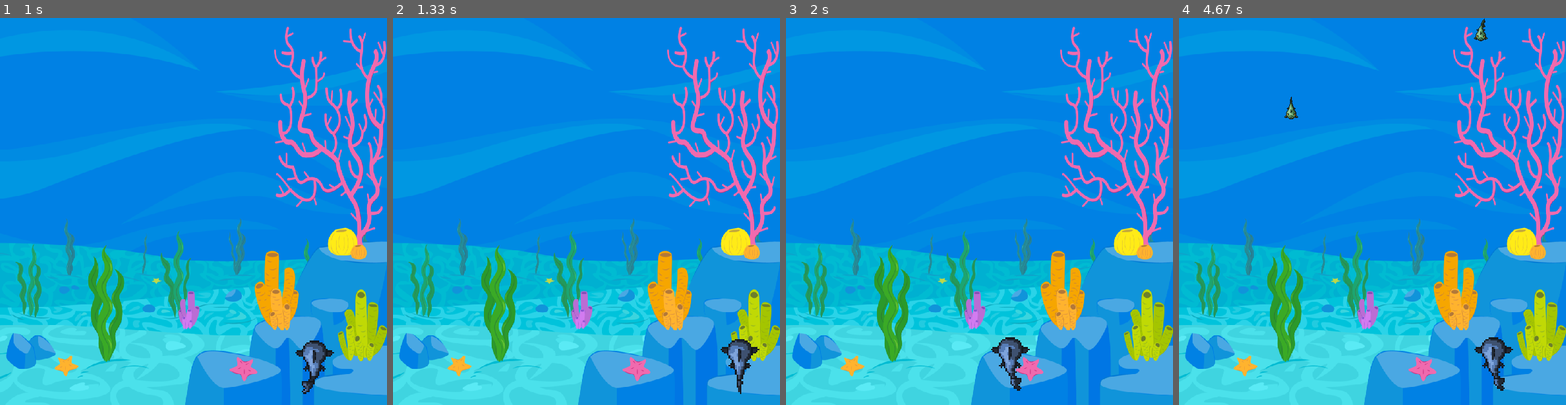
Above: before the commit, frames 1-4 (left to right).
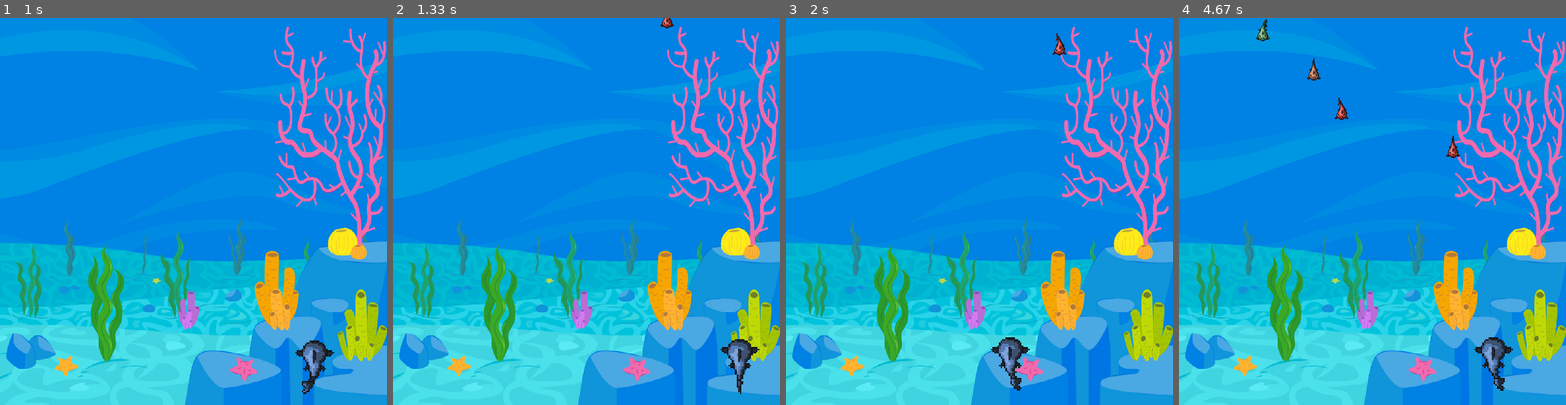
Above: after the commit, the same moments.

Repository: nd-dew/BigFish
Game: pygame game, started from main.py
Two runs of this game, one before a commit and one after it. Both use one fixed random seed, a clock stepped at 60 frames per second and the inputs below.
Inputs:
- Up to frame 1 (1 s): hold Right 0.33-0.8 s; hold Right from 0.83 s (still down)
- Up to frame 2 (1.33 s): release Right at 1.3 s
- Up to frame 3 (2 s): hold Left 1.33-1.87 s; hold Left from 1.9 s (still down)
- Up to frame 4 (4.67 s): release Left at 2.3 s; hold Right 2.33-2.97 s; hold Left 3-3.47 s; hold Right 3.5-3.97 s; hold Right 4-4.47 s; hold Left from 4.5 s (still down)

Frame 1 is identical in both runs. In frame 2, less than 0.1% of the frame differs, in the area x 69-73%, y 0-3%; in frame 3, less than 0.1%; in frame 4, 0.6%, in the area x 19-80%, y 0-37%.

Commit message:
Restructuring mostly ENEMY

Diff:
--- a/src/biggerFish.py
+++ b/src/biggerFish.py
@@ -16,14 +16,17 @@
         icon = pygame.image.load(self.settings.logo_path)
         pygame.display.set_icon(icon)
         self.screen = pygame.display.set_mode(self.settings.screen_size)  # screen is a tuple of width and height
+        self.bg_img = pygame.image.load(self.settings.bg_img_path)
+        self.bg_img = pygame.transform.scale(self.bg_img, self.settings.screen_size)
 
         self.clock = pygame.time.Clock()  # for frames per second/ delay?
         #self.start_time = 0
 
         self.score = 0  # initializing counter
 
-        self.enemies = [] # array of enemies
-        self.spawn_rate = 2000 # initial spawn rate
+        self.enemies = [] # initializing the array of enemies
+
+        self.spawn_rate = 1000 # initial spawn rate - MOVE TO SETTINGS?
         self.SPAWN_EVENT = pygame.USEREVENT
         pygame.time.set_timer(self.SPAWN_EVENT, self.spawn_rate)
 
@@ -32,13 +35,12 @@
 
         self.controls= Controls()
 
-        self.bg_img = pygame.image.load(self.settings.bg_img_path)
-        self.bg_img = pygame.transform.scale(self.bg_img, self.settings.screen_size)
-
     def run_game(self):
         while self.running:  # Start of the game's main loop
             self.check_events()  # Event loop
             self.player.update(self.controls.what_fish_should_do())  # Checking the update method in PLAYER each loop.
+            for enem in self.enemies: # Can be reduced with sprite.group
+                enem.update()
             self.screen_update()  # Updating screen
             self.clock.tick(self.settings.FPS)
             #self.start_time = pygame.time.get_ticks()
@@ -48,7 +50,8 @@
     # def spawn(self):
     #     if self.start_time > self.spawn_rate:
     #         self.enemies.append(enemy.Enemy(self))
-
+    def spawn_enemies(self):
+        self.enemies.append(enemy.Enemy(self))  # adding enemies
 
     def check_events(self):
         for event in pygame.event.get():
@@ -75,16 +78,14 @@
                     self.controls.left_up()
 
             if event.type == self.SPAWN_EVENT:
-                self.enemies.append(enemy.Enemy(self))
+                # self.enemies.append(enemy.Enemy(self)) # adding enemies
+                self.spawn_enemies()
 
     def screen_update(self):
         self.screen.fill(self.settings.bg_color)  # Redrawing the background each pass
         self.screen.blit(self.bg_img, [0,0])
         self.player.blit_player()  # drawing our fish on top of our background
-
-        for enem in self.enemies:
+        for enem in self.enemies: # Can be reduced with sprite.group
             enem.blit_enemy()
 
-        #self.enemy.blit_enemy()
-        # blit enemies in the screen (iterate over self.enemies )
         pygame.display.flip()  # TODO change to update
--- a/src/controls.py
+++ b/src/controls.py
@@ -1,4 +1,6 @@
 from src.state import State
+from enum import Enum
+
 
 class Controls():
     """
@@ -11,8 +13,12 @@
     """
 
     def __init__(self):
-        self.right=False
-        self.left=False
+        self.right = False
+        self.left = False
+
+        #self.stop_ = 1
+        #self.left_ = 2
+        #self.right_ = 3
 
     def __str__(self):
         return f'right={self.right}, left={self.left}'
@@ -28,7 +34,6 @@
 
     def left_up(self):
         self.left = False
-
 
     def what_fish_should_do(self):
         """
@@ -47,10 +52,10 @@
         elif self.left and not self.right:
             return State.left
 
-        #Pressed both keys
+        # Pressed both keys
         elif self.left and self.right:
             return State.stop
 
-        #Nothhing pressed
+        # Nothing pressed
         else:
             return State.stop
--- a/src/enemy.py
+++ b/src/enemy.py
@@ -3,20 +3,25 @@
 
 class Enemy():
     def __init__(self, game):
+        rand_index = randrange(len(game.settings.enemies))
         # This should generate enemy randomly
-        self.speed = 15
-        self.size = [48,48]
+        self.speed = game.settings.enemies[rand_index].speed
+        # self.size = [24, 48] # width, height
+        self.size = game.settings.enemies[rand_index].size
 
         self.screen = game.screen
         self.screen_rect = game.screen.get_rect() # creating the rectangle of the whole screen
 
+        # random_enemy = randrange(0,3)
         self.sprites = []
-        random_enemy = randrange(0,3)
-
+        self.sprites.append(pygame.image.load(game.settings.enemies[rand_index].img_path_R).convert())
+        self.sprites.append(pygame.image.load(game.settings.enemies[rand_index].img_path_S).convert())
+        self.sprites.append(pygame.image.load(game.settings.enemies[rand_index].img_path_L).convert())
+        """
         if random_enemy == 0:
-            self.sprites.append(pygame.image.load("resources/images/enemy1.png"))
-            self.sprites.append(pygame.image.load("resources/images/enemy2.png"))
-            self.sprites.append(pygame.image.load("resources/images/enemy3.png"))
+            self.sprites.append(pygame.image.load(game.settings.enemies[0].img_path_R))
+            self.sprites.append(pygame.image.load(game.settings.enemies[0].img_path_S))
+            self.sprites.append(pygame.image.load(game.settings.enemies[0].img_path_L))
         elif random_enemy == 1:
             self.sprites.append(pygame.image.load("resources/images/enemy4.png"))
             self.sprites.append(pygame.image.load("resources/images/enemy5.png"))
@@ -25,31 +30,25 @@
             self.sprites.append(pygame.image.load("resources/images/enemy7.png"))
             self.sprites.append(pygame.image.load("resources/images/enemy8.png"))
             self.sprites.append(pygame.image.load("resources/images/enemy9.png"))
+        """
+        self.current_sp = 0
+        self.img = self.sprites[self.current_sp]
+        self.rect = self.img.get_rect() # x,y, heights, width
+        self.screen_margin = self.size[0] // 2 # first element is width
+        self.x_pos = randrange(0+self.screen_margin, game.settings.screen_width-self.screen_margin)
+        self.y_pos = 0
+        self.rect.midbottom = (self.x_pos, self.y_pos)
 
-        self.current_sp = 0
-
-        self.img = self.sprites[self.current_sp]
-
-        #self.img = pygame.image.load("resources\images\enemy1.png")
-        self.rect = self.img.get_rect() # x,y, heights, width
-
-        self.random_x_pos = randrange(50,550)
-        self.y_pos = 0
-        self.rect.midbottom = (self.random_x_pos,self.y_pos)
+    def update(self):
+        self.y_pos += 1
+        self.sprite_image()
+        self.rect.midbottom = (self.x_pos, self.y_pos)
 
     def blit_enemy(self):
-        self.y_pos += 1
+        self.screen.blit(self.img, self.rect)  # blit() method draws the image on top
 
+    def sprite_image(self):
         self.current_sp += 0.3
         if self.current_sp >= len(self.sprites):
             self.current_sp = 0
         self.img = self.sprites[int(self.current_sp)]
-
-        self.rect.midbottom = (self.random_x_pos, self.y_pos)
-        self.screen.blit(self.img, self.rect)  # blit() method draws the image on top
-
-    # def update(self):
-    #     self.current_sp += 1
-    #     if self.current_sp >= len(self.sprites):
-    #         self.current_sp = 0
-    #     self.img = self.sprites[self.current_sp]
--- /dev/null
+++ b/src/enemyType.py
@@ -0,0 +1,9 @@
+class EnemyType():
+    def __init__(self, speed, width, height, path_R, path_S, path_L):
+        self.speed = speed
+        self.width = width
+        self.height = height
+        self.size = [width, height]
+        self.img_path_R = path_R
+        self.img_path_S = path_S
+        self.img_path_L = path_L
--- a/src/player.py
+++ b/src/player.py
@@ -114,7 +114,7 @@
 
     def change_size(self, level):
         """
-        Modify current sprite set into choosen one.
+        Modify current sprite set into chosen one.
 
         Parameters
         ----------
--- a/src/settings.py
+++ b/src/settings.py
@@ -1,3 +1,5 @@
+from src.enemyType import EnemyType
+
 class Settings:
     """
     Class designed to hold all constants in the game. maybe more?
@@ -17,14 +19,27 @@
     logo_path: str
         path to logo image
     """
+
     def __init__(self):
         self.screen_width = 600
         self.screen_height = 600
-        self.screen_size=(self.screen_width, self.screen_height)
+        self.screen_size = (self.screen_width, self.screen_height)
 
-        self.bg_color= (230, 230, 230)
-
+        self.bg_color = (230, 230, 230)
         self.bg_img_path = 'resources/images/under_the_sea.png'
 
         self.logo_path = "resources/images/logo_shark.png"
         self.FPS = 60
+
+        # PLAYER SPRITE PICTURES
+        self.player_steady = "resources/images/sprite_sheets/tile037.png"
+        self.player_tailRight = "resources/images/sprite_sheets/tile036.png"
+        self.player_tailLeft = "resources/images/sprite_sheets/tile038.png"
+
+        # ENEMIES
+        """(speed, width, height, path_R, path_S, path_L)"""
+        red_fish = EnemyType(15, width=28, height=96, path_R="resources/images/enemy2.png", path_S="resources/images/enemy1.png", path_L="resources/images/enemy3.png")
+        orange_fish = EnemyType(15, width=24, height=48, path_R="resources/images/enemy5.png", path_S="resources/images/enemy4.png", path_L="resources/images/enemy6.png")
+        green_fish = EnemyType(15, width=24, height=48, path_R="resources/images/enemy8.png", path_S="resources/images/enemy7.png", path_L="resources/images/enemy9.png")
+
+        self.enemies = [red_fish, orange_fish, green_fish]
